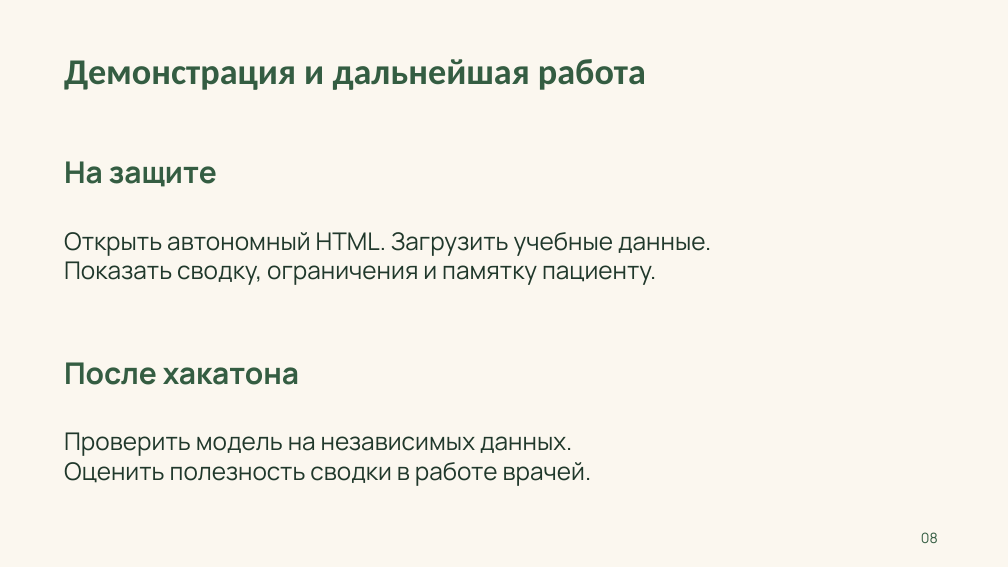
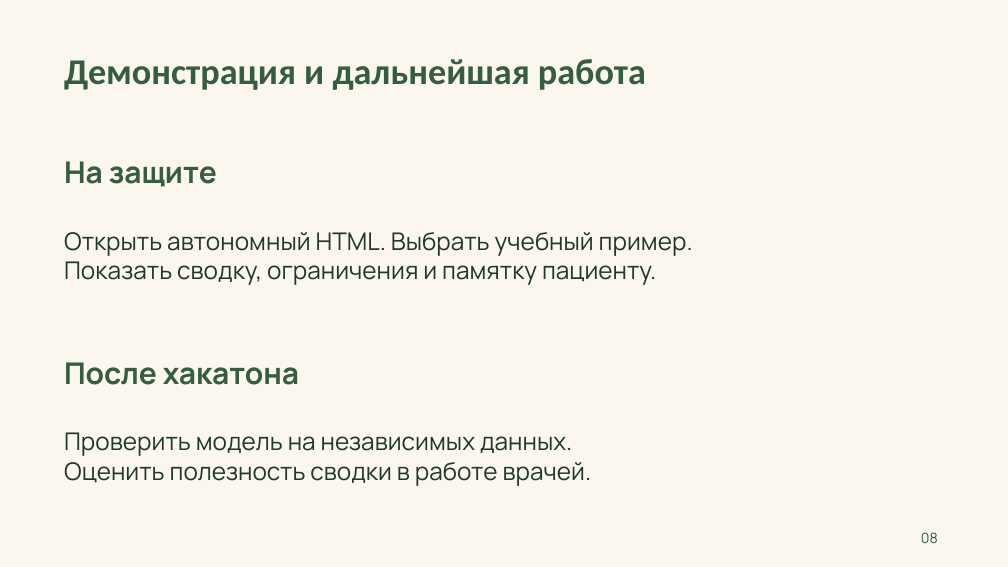
Before and after one commit to sooonklc-sys/leya, a slide deck: slide 8 of docs/presentation/leya.pptx. Drawn at 1008x567 pixels with LibreOffice and Linux fonts; fonts in the diff are those of the drawing. Boxes give left, top, right and bottom in pixels: in the first picture for what was removed or moved away, otherwise in the second. Text is boxed around its words. In the diff, an @@ line names an element or a change of style, - is before the commit and + after.

```diff
--- a/docs/presentation/leya.pptx
+++ b/docs/presentation/leya.pptx
@@ text at (64, 232, 693, 256): text changed @@
-Открыть автономный HTML. Загрузить учебные данные.
+Открыть автономный HTML. Выбрать учебный пример.
```
Also in this commit, not shown: 1 other slide changed, 1 slide added, 1 slide removed, 6 other files.
